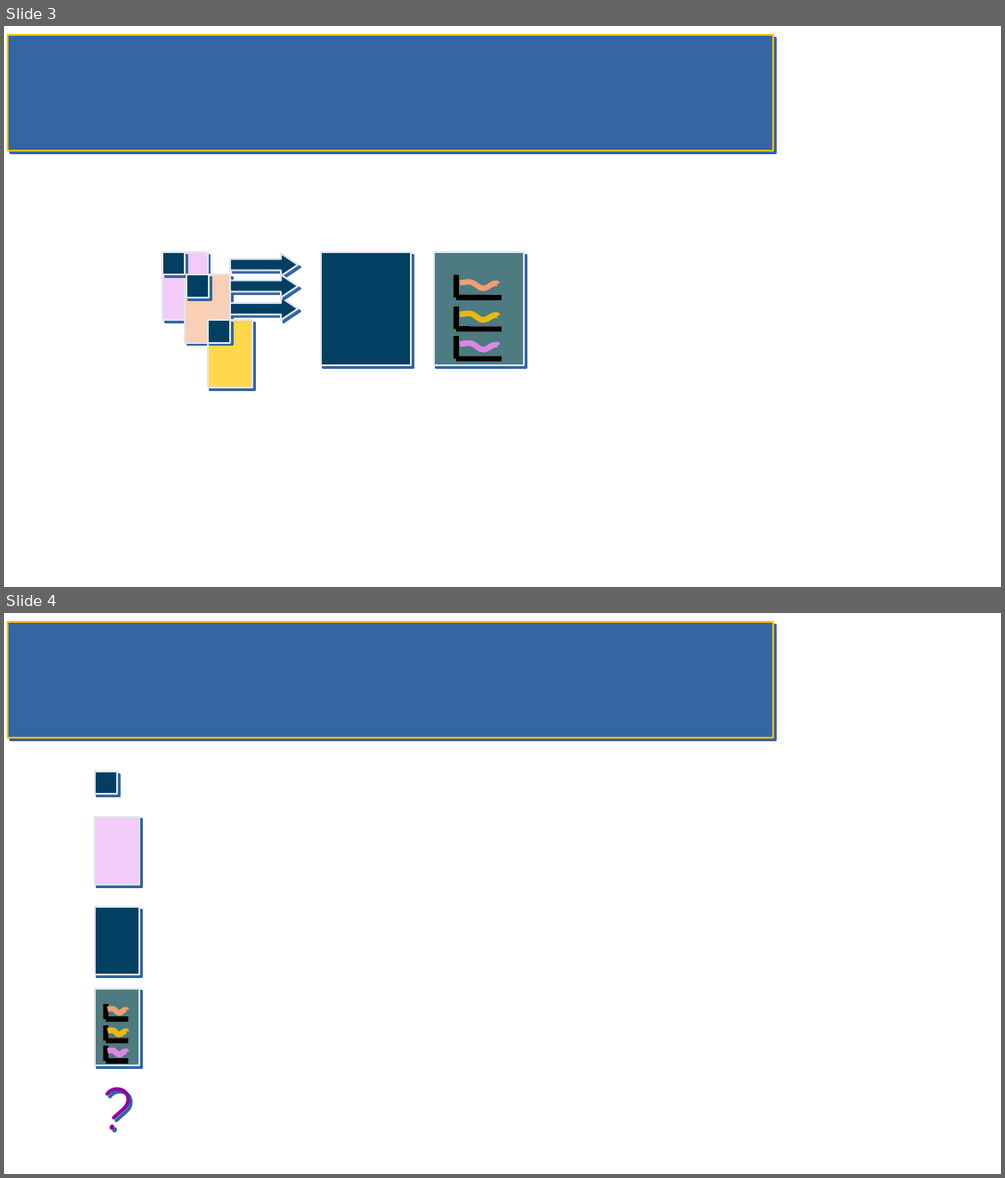
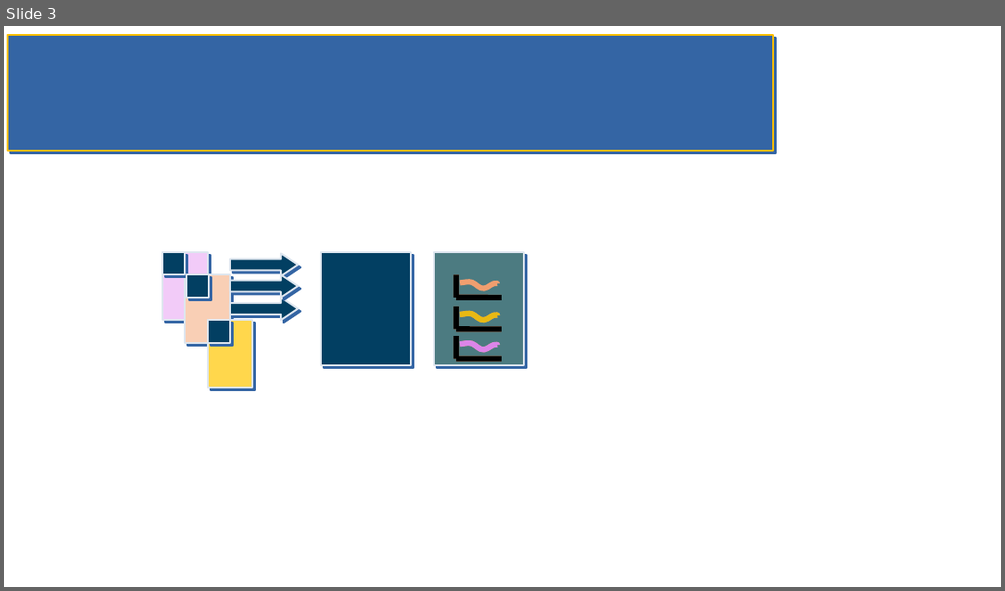
Before and after one commit to sergueik/springboot_study, a slide deck: basic-remote-node-exporter/flowcharts.odp. Shown one above the other, each under a label of ours: slides 3 and 4 before the commit, slide 3 after it. The pictures are 1005x1178 and 1005x591 pixels, drawn with LibreOffice and Linux fonts; fonts in the diff are those of the drawing. Boxes give left, top, right and bottom in pixels: in the first picture for what was removed or moved away, otherwise in the second. Text is boxed around its words. In the diff, an @@ line names an element or a change of style, - is before the commit and + after.

```diff
--- a/basic-remote-node-exporter/flowcharts.odp
+++ b/basic-remote-node-exporter/flowcharts.odp
@@ slide 4 removed at [4, 613, 1001, 1174], background #FFFFFF; not listed: 1 template element that a slide beside it also shows @@
@@ rectangle removed at [95, 771, 117, 794] @@
@@ rectangle removed at [95, 817, 139, 884] @@
@@ rectangle removed at [95, 907, 139, 975] @@
@@ text removed at [95, 1065, 145, 1133] @@
-?
@@ group removed at [95, 989, 139, 1065]: 12 lines, 5 freeform shapes, 1 rectangle @@
```
Also in this commit, not shown: 1 other slide changed, 2 slides added, 1 other slide removed, 3 other files.
